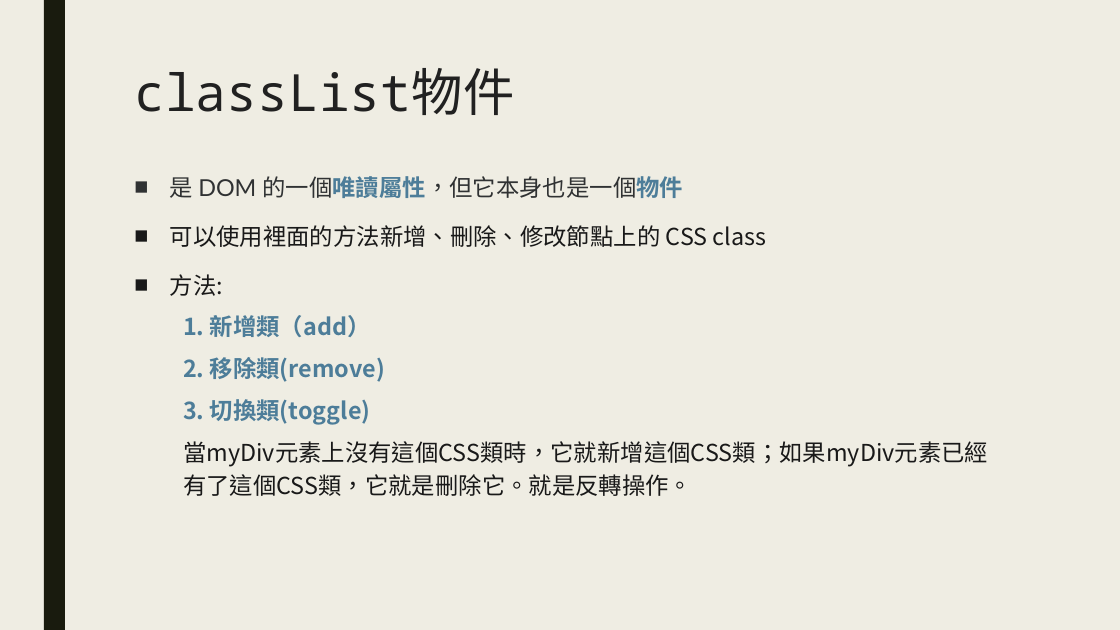
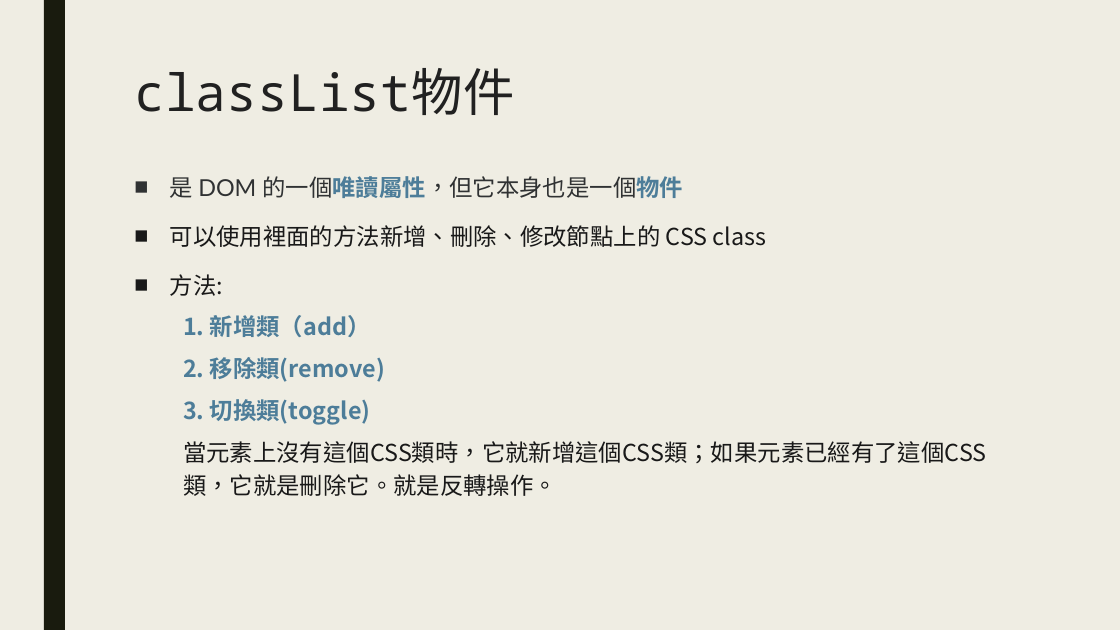
Before and after one commit to Alicexdcw/FrontEndTutorial, a slide deck: slide 17 of HTML & CSS & Javascript - RWD.pptx. Drawn at 1120x630 pixels with LibreOffice and Linux fonts; fonts in the diff are those of the drawing. Boxes give left, top, right and bottom in pixels: in the first picture for what was removed or moved away, otherwise in the second. Text is boxed around its words. In the diff, an @@ line names an element or a change of style, - is before the commit and + after.

```diff
--- a/HTML & CSS & Javascript - RWD.pptx
+++ b/HTML & CSS & Javascript - RWD.pptx
@@ text at box(183, 441, 986, 496): text changed @@
-  當myDiv元素上沒有這個CSS類時，它就新增這個CSS類；如果myDiv元素已經有了這個CSS類，它就是刪除它。就是反轉操作。
+  當元素上沒有這個CSS類時，它就新增這個CSS類；如果元素已經有了這個CSS類，它就是刪除它。就是反轉操作。
```
Also in this commit, not shown: 8 other slides changed, 2 other files.
